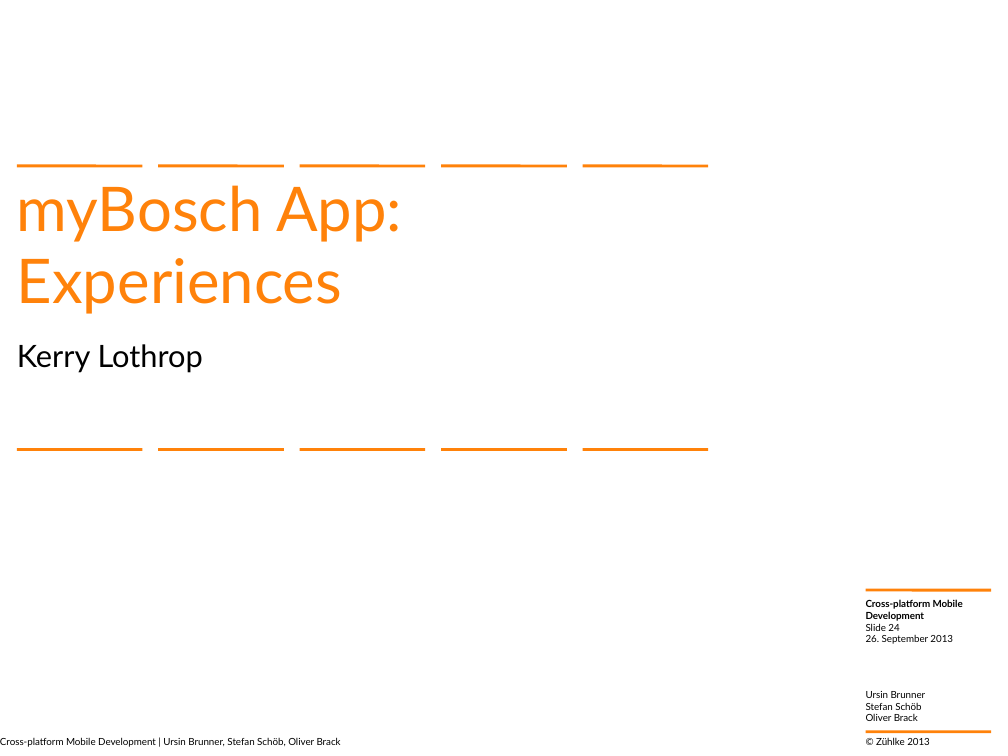
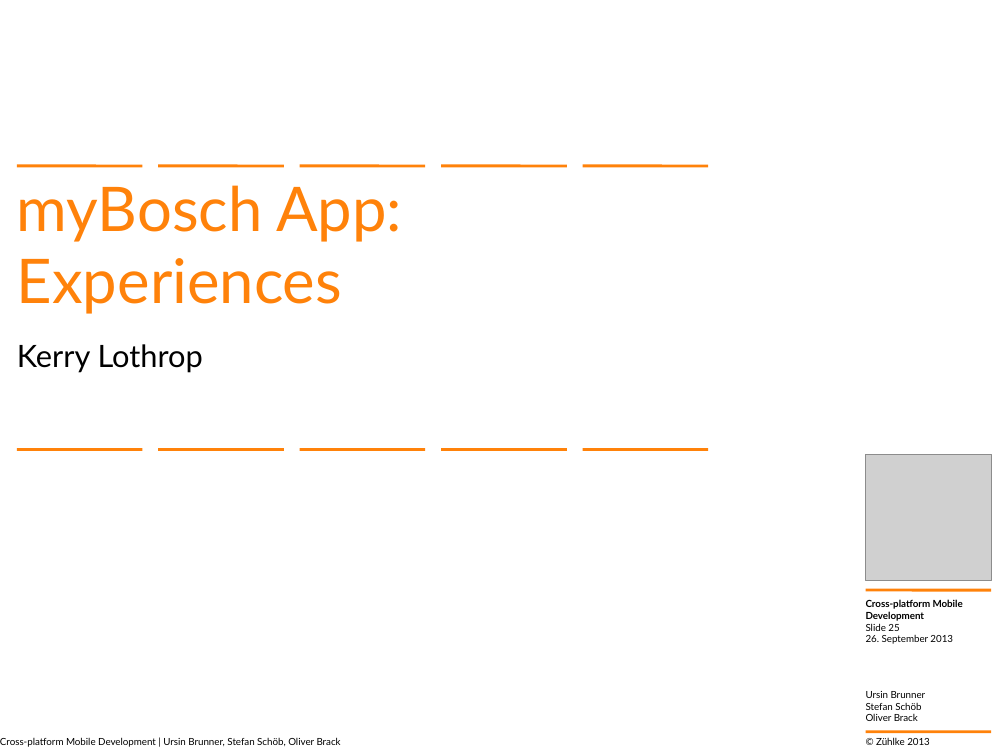
Before and after one commit to brunnurs/zxm, a slide deck: slide 25 of docs/13-09-26 Cross-platform mobile development with C#.pptx (slide 24 before the commit). Drawn at 1008x756 pixels with LibreOffice and Linux fonts; fonts in the diff are those of the drawing; grey boxes stand for pictures; background and template pictures are left out. Boxes give left, top, right and bottom in pixels: in the first picture for what was removed or moved away, otherwise in the second. Text is boxed around its words. In the diff, an @@ line names an element or a change of style, - is before the commit and + after.

```diff
--- a/docs/13-09-26 Cross-platform mobile development with C#.pptx
+++ b/docs/13-09-26 Cross-platform mobile development with C#.pptx
@@ picture added at bbox=[866, 454, 992, 580] @@
@@ page number at bbox=[866, 623, 899, 631]: text changed @@
-Slide 24
+Slide 25
```
Also in this commit, not shown: 7 other slides changed, 1 slide added.
